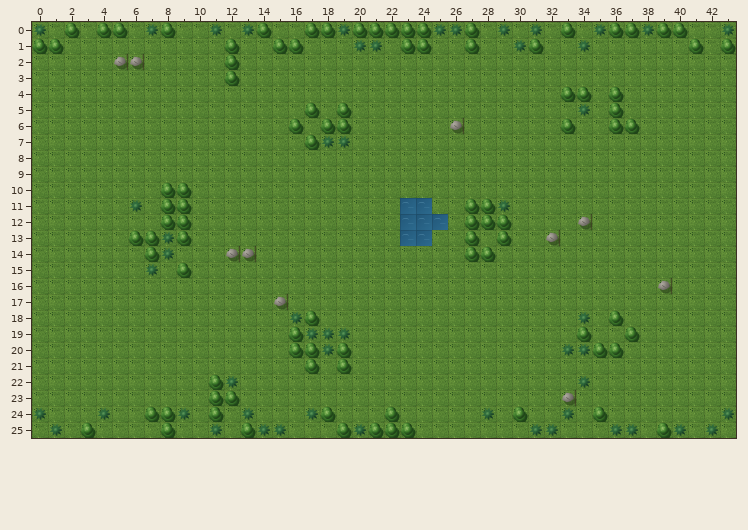
An edit to a level. Tiled map, src/main/resources/eu/amadeos/games/towers/maps/map3.tmx. The picture above is the old version.
Cells are 20x20 px. Shown: x 0..43, y 0..25.
After:
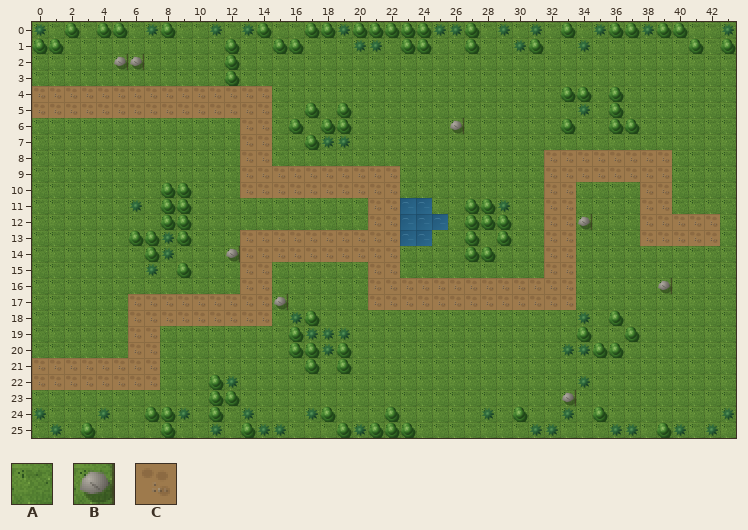
Key: from "tiles": A 0, B 3 "rock", C 5 "road".
_ is an empty cell, . an unchanged one.
Diff:
--- layer "ground"
@@ x 0..42 @@
- 4 AAAAAAAAAAAAAAA............................
- 5 AAAAAAAAAAAAAAA............................
- 6 .............AA............................
- 7 .............AA............................
- 8 .............AA.................AAAAAAAA...
- 9 .............AAAAAAAAAA.........AAAAAAAA...
-10 .............AAAAAAAAAA.........AA....AA...
-11 .....................AA.........AA....AA...
-12 .....................AA.........AA....AAAAA
-13 .............AAAAAAAAAA.........BA....AAAAA
-14 .............BAAAAAAAAA.........AA.........
-15 .............AA......AA.........AA.........
-16 .............AA......AAAAAAAAAAAAA.........
-17 ......AAAAAAAAA......AAAAAAAAAAAAA.........
-18 ......AAAAAAAAA............................
-19 ......AA...................................
-20 ......AA...................................
-21 AAAAAAAA...................................
-22 AAAAAAAA...................................
+ 4 CCCCCCCCCCCCCCC............................
+ 5 CCCCCCCCCCCCCCC............................
+ 6 .............CC............................
+ 7 .............CC............................
+ 8 .............CC.................CCCCCCCC...
+ 9 .............CCCCCCCCCC.........CCCCCCCC...
+10 .............CCCCCCCCCC.........CC....CC...
+11 .....................CC.........CC....CC...
+12 .....................CC.........CC....CCCCC
+13 .............CCCCCCCCCC.........CC....CCCCC
+14 .............CCCCCCCCCC.........CC.........
+15 .............CC......CC.........CC.........
+16 .............CC......CCCCCCCCCCCCC.........
+17 ......CCCCCCCCC......CCCCCCCCCCCCC.........
+18 ......CCCCCCCCC............................
+19 ......CC...................................
+20 ......CC...................................
+21 CCCCCCCC...................................
+22 CCCCCCCC...................................
Boxes around the changes in both pictures, in picture pixels (x1, y1, x2, y2):
changed: (32, 86, 720, 390)
